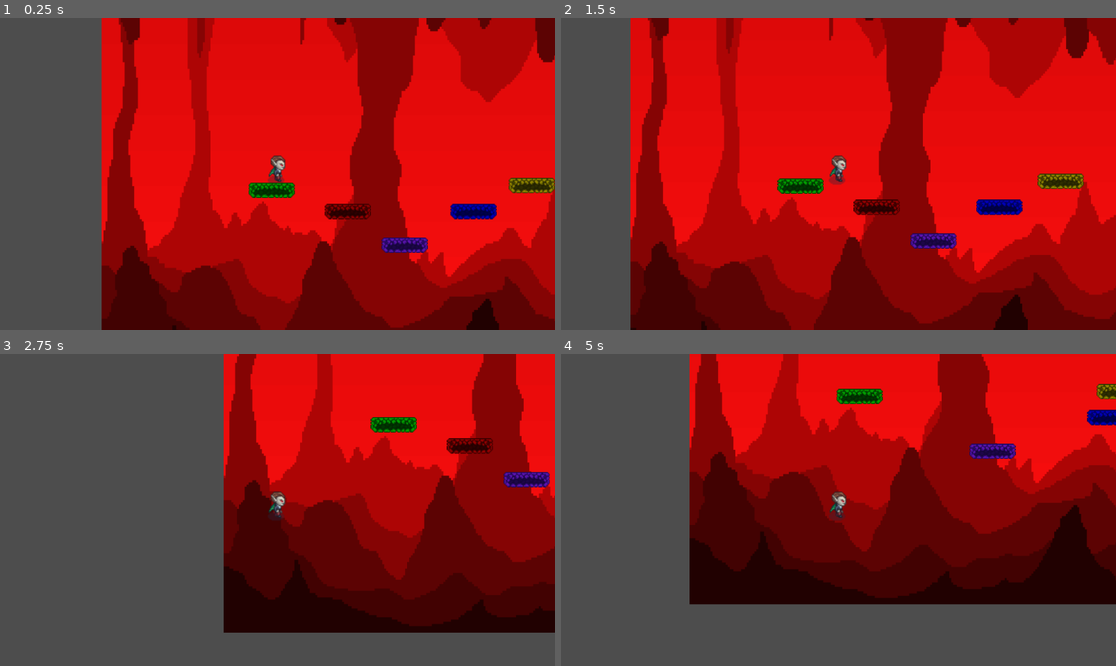
Above: before the commit, frames 1-4 (two rows, left to right).
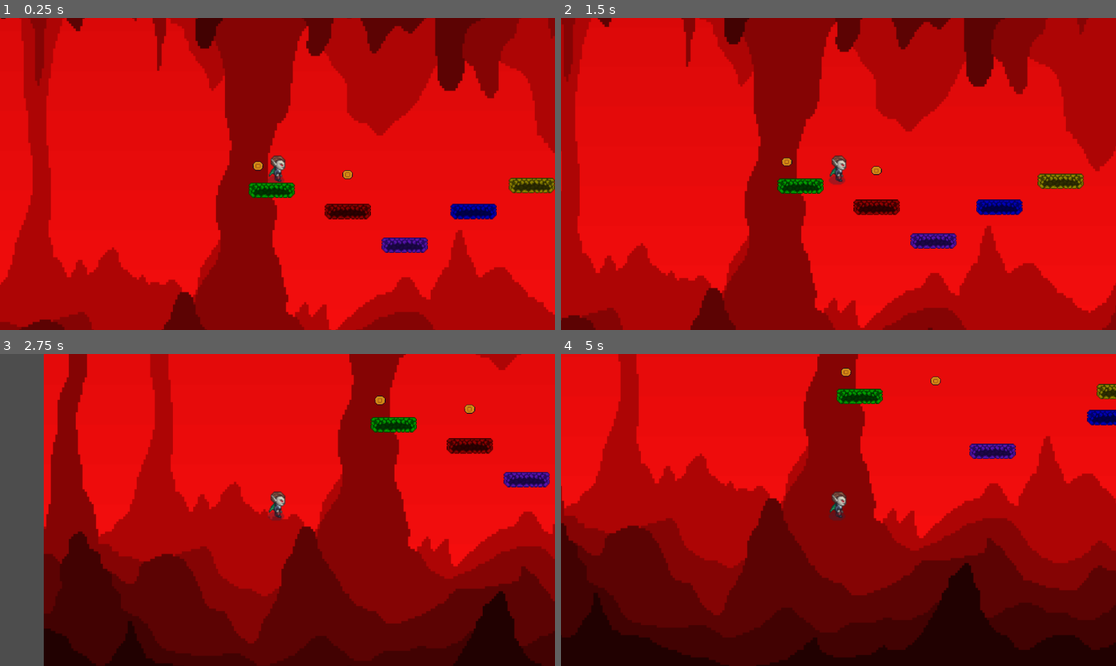
Above: after the commit, the same moments.

Repository: XxJuanelox622/Pixel_Jump_1
Game: Godot game, scene res://nivel0.tscn
Two runs of this game, one before a commit and one after it. Both use one fixed random seed, a clock stepped at 60 frames per second and the inputs below.
Inputs:
- Up to frame 1 (0.25 s): no input
- Up to frame 2 (1.5 s): hold Right (ui_right) from 0.53 s (still down); tap E (recoger_objeto, bound only after the commit) at 0.6, 1.35 s; tap Up (ui_up) at 0.77 s
- Up to frame 3 (2.75 s): tap Up (ui_up) at 1.52 s; release Right (ui_right) at 2.03 s; hold Left (ui_left) from 2.03 s (still down); tap E (recoger_objeto, bound only after the commit) at 2.1 s
- Up to frame 4 (5 s): release Left (ui_left) at 2.78 s; hold Right (ui_right) 2.78-4.28 s; tap E (recoger_objeto, bound only after the commit) at 2.85, 3.6, 4.35 s; tap Up (ui_up) at 3.02, 3.77, 4.52 s; hold Left (ui_left) from 4.28 s (still down)

The runs differ from the first frame. In frame 1, 66% of the frame differs, in the area x 0-100%, y 0-100%; in frame 2, 65%; in frame 3, 76%; in frame 4, 82%.

Commit message:
level_2_V1

Diff:
--- /dev/null
+++ b/Level1.tscn
@@ -0,0 +1,3 @@
+[gd_scene format=3 uid="uid://y48o61oob1a"]
+
+[node name="Node2D" type="Node2D"]
--- /dev/null
+++ b/Level2.tscn
@@ -0,0 +1,25 @@
+[gd_scene load_steps=4 format=3 uid="uid://buj40gi1ure7b"]
+
+[ext_resource type="Texture2D" uid="uid://h3f6u6r8wbft" path="res://Preview.png" id="1_q04gf"]
+[ext_resource type="PackedScene" uid="uid://cnc60ffuvqs6m" path="res://personaje.tscn" id="2_s8dg4"]
+
+[sub_resource type="RectangleShape2D" id="RectangleShape2D_ex07k"]
+size = Vector2(6468, 985)
+
+[node name="Node2D" type="Node2D"]
+
+[node name="Sprite2D" type="Sprite2D" parent="."]
+position = Vector2(31.5001, -393.5)
+scale = Vector2(3.16455, 2.78418)
+texture = ExtResource("1_q04gf")
+
+[node name="reset_area3" type="Area2D" parent="."]
+
+[node name="CollisionShape2D" type="CollisionShape2D" parent="reset_area3"]
+position = Vector2(27, 1529.5)
+shape = SubResource("RectangleShape2D_ex07k")
+
+[node name="Personaje" parent="." instance=ExtResource("2_s8dg4")]
+position = Vector2(-2107, -245)
+
+[connection signal="body_entered" from="reset_area3" to="Personaje" method="_on_resetarea_body_entered"]
--- /dev/null
+++ b/Objeto.tscn
@@ -0,0 +1,26 @@
+[gd_scene load_steps=4 format=3 uid="uid://dc4q7l1bjqldp"]
+
+[ext_resource type="Script" uid="uid://bcksjg72aj4fe" path="res://moneda.gd" id="1_8wn4v"]
+[ext_resource type="Texture2D" uid="uid://udb2xr8h1ho3" path="res://Moeda_Coin (1).png" id="2_pdlro"]
+
+[sub_resource type="CircleShape2D" id="CircleShape2D_negcn"]
+radius = 6.08276
+
+[node name="Node2D" type="Node2D"]
+
+[node name="Moneda" type="Area2D" parent="."]
+script = ExtResource("1_8wn4v")
+
+[node name="Sprite2D" type="Sprite2D" parent="Moneda"]
+position = Vector2(1, -43)
+scale = Vector2(0.0249023, 0.0239258)
+texture = ExtResource("2_pdlro")
+hframes = 3
+vframes = 4
+
+[node name="CollisionShape2D" type="CollisionShape2D" parent="Moneda"]
+position = Vector2(1, -43)
+shape = SubResource("CircleShape2D_negcn")
+
+[connection signal="body_entered" from="Moneda" to="Moneda" method="_on_body_entered"]
+[connection signal="body_exited" from="Moneda" to="Moneda" method="_on_body_exited"]
--- /dev/null
+++ b/moneda.gd
@@ -0,0 +1,11 @@
+extends Area2D
+
+var jugador_cerca = false
+
+func _on_body_entered(body):
+	if body.name == "jugador":
+		jugador_cerca = true
+
+func _on_body_exited(body):
+	if body.name == "jugador":
+		jugador_cerca = false
--- a/nivel0.tscn
+++ b/nivel0.tscn
@@ -1,9 +1,10 @@
-[gd_scene load_steps=7 format=3 uid="uid://d3hy3uk8vrjfc"]
+[gd_scene load_steps=8 format=3 uid="uid://d3hy3uk8vrjfc"]
 
 [ext_resource type="Texture2D" uid="uid://dtx5ch3e11g0n" path="res://Ship_portal_32x32.png" id="1_jx64p"]
 [ext_resource type="PackedScene" uid="uid://cnc60ffuvqs6m" path="res://personaje.tscn" id="2_jx64p"]
 [ext_resource type="PackedScene" uid="uid://biofxf4yqfjwu" path="res://plataforma.tscn" id="3_wmlxa"]
 [ext_resource type="Texture2D" uid="uid://h3f6u6r8wbft" path="res://Preview.png" id="4_wmlxa"]
+[ext_resource type="PackedScene" uid="uid://dc4q7l1bjqldp" path="res://Objeto.tscn" id="5_hjuvm"]
 
 [sub_resource type="RectangleShape2D" id="RectangleShape2D_elrdk"]
 size = Vector2(1963, 330.5)
@@ -20,8 +21,8 @@
 shape = SubResource("RectangleShape2D_elrdk")
 
 [node name="Sprite2D" type="Sprite2D" parent="."]
-position = Vector2(509, 6.00002)
-scale = Vector2(0.495605, 0.574219)
+position = Vector2(415.75, 42.5)
+scale = Vector2(0.58667, 0.645508)
 texture = ExtResource("4_wmlxa")
 
 [node name="door" type="Area2D" parent="."]
@@ -69,5 +70,14 @@
 position = Vector2(709, 69)
 tipo = 2
 
+[node name="Plataforma8" parent="." instance=ExtResource("3_wmlxa")]
+position = Vector2(809, 114)
+
+[node name="Node2D" parent="." instance=ExtResource("5_hjuvm")]
+position = Vector2(256, 111)
+
+[node name="Node2D2" parent="." instance=ExtResource("5_hjuvm")]
+position = Vector2(163, 102)
+
 [connection signal="body_entered" from="reset_area" to="Personaje" method="_on_reset_area_body_entered"]
 [connection signal="body_entered" from="door" to="Personaje" method="_on_door_body_entered"]
--- a/personaje.gd
+++ b/personaje.gd
@@ -3,6 +3,7 @@
 var velocidad = 200
 var brinco = -400
 var gravedad = 1000
+var jugador_cerca = false
 
 func _ready():
 	add_to_group("jugador")
@@ -14,16 +15,20 @@
 	if not is_on_floor():
 		velocity.y += gravedad * delta
 
+	if jugador_cerca and Input.is_action_just_pressed("recoger_objeto"):
+		queue_free()
+
 	if Input.is_action_just_pressed("ui_up") and is_on_floor():
 		velocity.y = brinco
-
 	move_and_slide()
-
-
 
 func _on_reset_area_body_entered(body: Node2D) -> void:
 	get_tree().reload_current_scene()
 
+func _on_door_body_entered(body: Node2D) -> void:
+	get_tree().change_scene_to_file("res://Level2.tscn")
 
-func _on_door_body_entered(body: Node2D) -> void:
-	get_tree().change_scene_to_file("res://nivel0.tscn")
+
+func _on_reset_area3_body_entered(body: Node2D) -> void:
+	get_tree().reload_current_scene()
+	pass # Replace with function body.
--- a/project.godot
+++ b/project.godot
@@ -14,3 +14,16 @@
 run/main_scene="uid://d3hy3uk8vrjfc"
 config/features=PackedStringArray("4.4", "Forward Plus")
 config/icon="res://icon.svg"
+
+[input]
+
+ui_accept={
+"deadzone": 0.5,
+"events": [Object(InputEventKey,"resource_local_to_scene":false,"resource_name":"","device":-1,"window_id":0,"alt_pressed":false,"shift_pressed":false,"ctrl_pressed":false,"meta_pressed":false,"pressed":false,"keycode":32,"physical_keycode":0,"key_label":0,"unicode":32,"location":0,"echo":false,"script":null)
+]
+}
+recoger_objeto={
+"deadzone": 0.2,
+"events": [Object(InputEventKey,"resource_local_to_scene":false,"resource_name":"","device":-1,"window_id":0,"alt_pressed":false,"shift_pressed":false,"ctrl_pressed":false,"meta_pressed":false,"pressed":false,"keycode":0,"physical_keycode":69,"key_label":0,"unicode":101,"location":0,"echo":false,"script":null)
+]
+}
Binary file removed: Door.png
Binary file removed: Hero_006_Idle.png
Not shown, removed: Hero_006_Idle.png.import
Binary file added: PixelOperator8-Bold.ttf
Not shown, added: PixelOperator8-Bold.ttf.import
Binary file added: coin.png
Not shown, changed: coin.png.import
Not shown, added: moneda.gd.uid
Not shown, added: personaje.tscn3697193607.tmp
